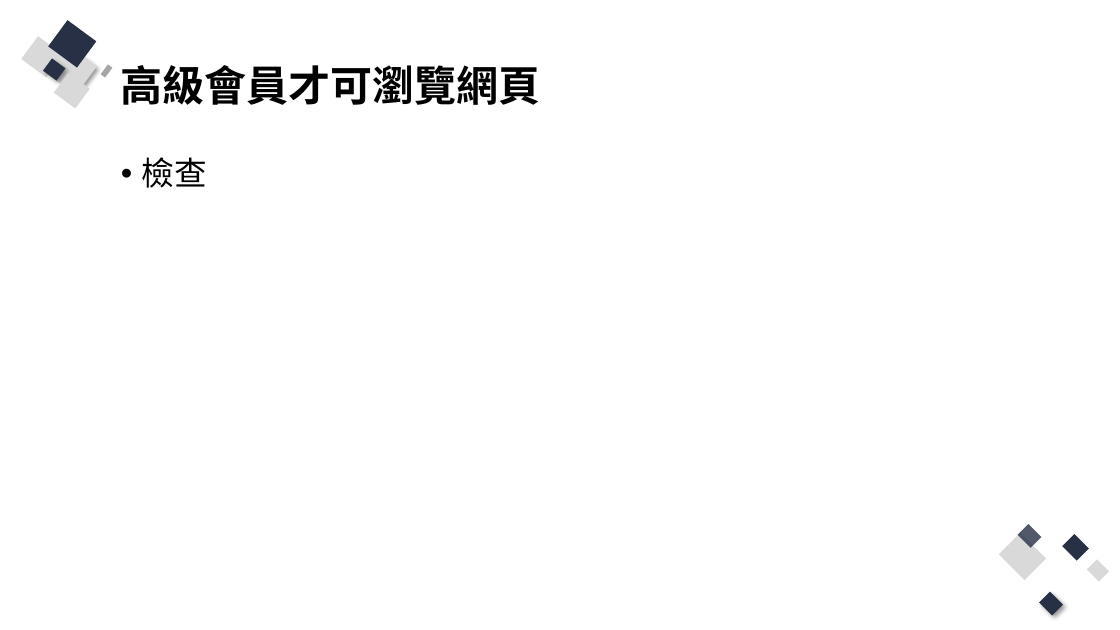
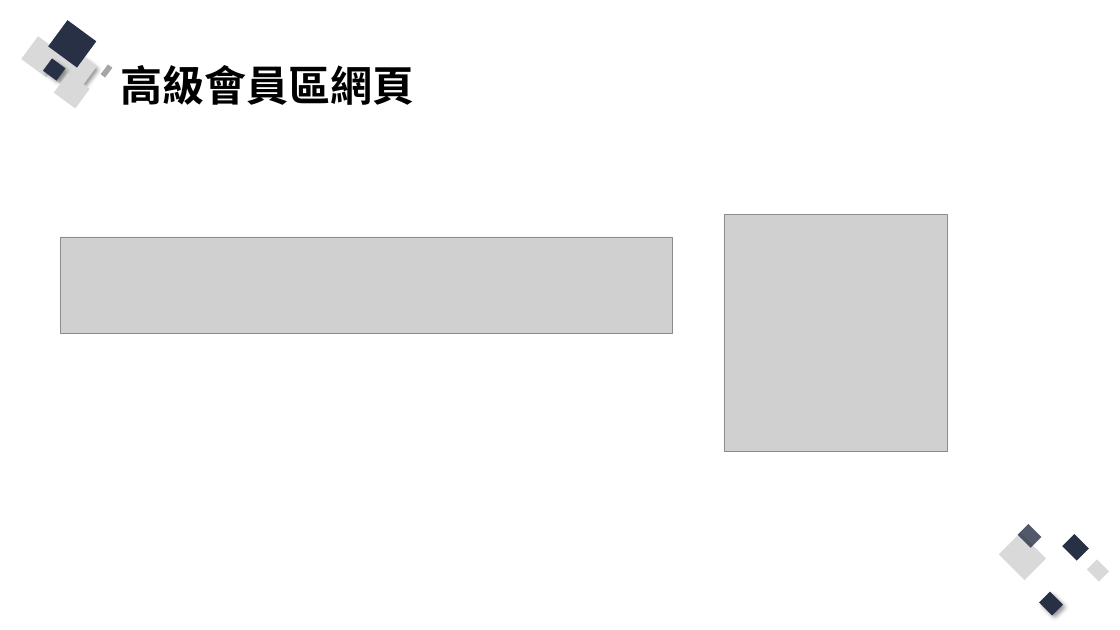
Before and after one commit to Q81JIAXIONG/-, a slide deck: slide 46 of 投影片/4.實作-帳號註冊、登入網頁.pptx (slide 41 before the commit). Drawn at 1120x630 pixels with LibreOffice and Linux fonts; fonts in the diff are those of the drawing; grey boxes stand for pictures. Boxes give left, top, right and bottom in pixels: in the first picture for what was removed or moved away, otherwise in the second. Text is boxed around its words. In the diff, an @@ line names an element or a change of style, - is before the commit and + after.

```diff
--- a/投影片/4.實作-帳號註冊、登入網頁.pptx
+++ b/投影片/4.實作-帳號註冊、登入網頁.pptx
@@ title at (121,65,415,105): text changed @@
-高級會員才可瀏覽網頁
+高級會員區網頁
@@ text removed at (142,157,207,188) @@
-• 檢查
@@ picture added at (60,237,672,334) @@
@@ picture added at (724,215,948,452) @@
```
Also in this commit, not shown: 7 other slides changed, 7 slides added, 17 other files.
